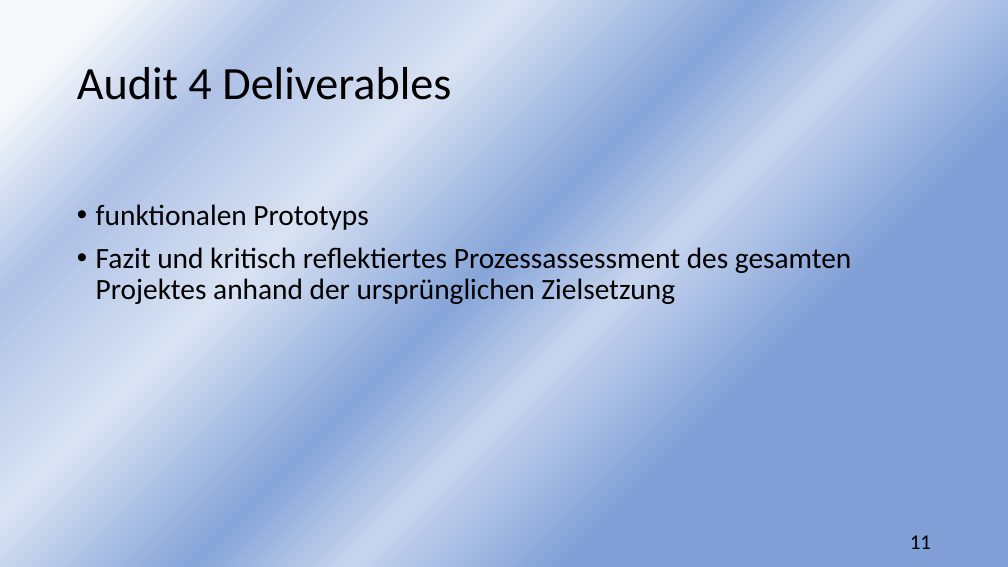
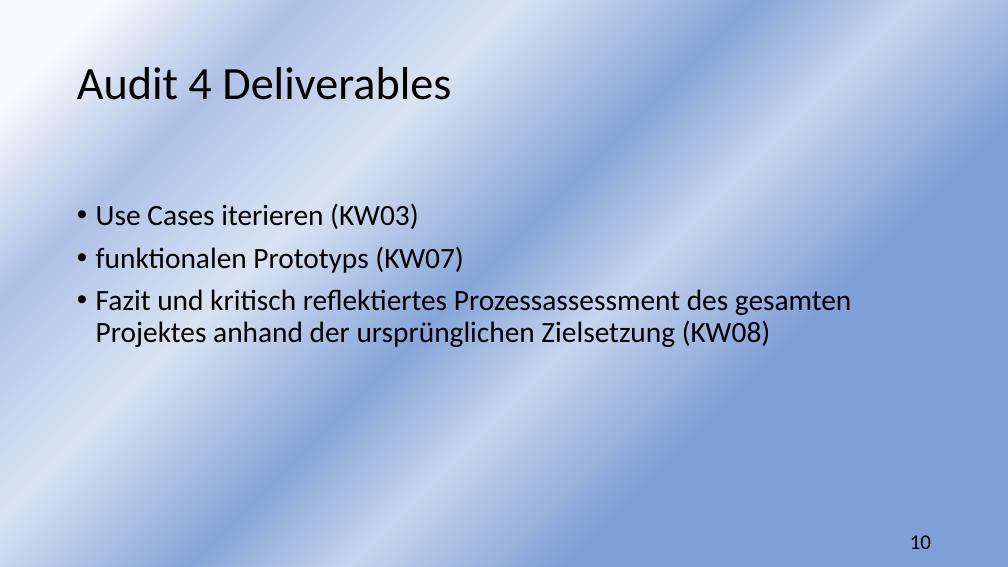
Before and after one commit to sebastiankoch10/EPWS2223HausenKochZimmer, a slide deck: slide 10 of Audits/EPWS2223HausenKochZimmer Audit 3.pptx (slide 11 before the commit). Drawn at 1008x567 pixels with LibreOffice and Linux fonts; fonts in the diff are those of the drawing. Boxes give left, top, right and bottom in pixels: in the first picture for what was removed or moved away, otherwise in the second. Text is boxed around its words. In the diff, an @@ line names an element or a change of style, - is before the commit and + after.

```diff
--- a/Audits/EPWS2223HausenKochZimmer Audit 3.pptx
+++ b/Audits/EPWS2223HausenKochZimmer Audit 3.pptx
@@ text at bbox=[96, 203, 852, 349]: text changed @@
-• funktionalen Prototyps
-• Fazit und kritisch reflektiertes Prozessassessment des gesamten Projektes anhand der ursprünglichen Zielsetzung
+• Use Cases iterieren (KW03)
+• funktionalen Prototyps (KW07)
+• Fazit und kritisch reflektiertes Prozessassessment des gesamten Projektes anhand der ursprünglichen Zielsetzung (KW08)
@@ page number at bbox=[910, 535, 931, 549]: text changed @@
-11
+10
```
Also in this commit, not shown: 1 slide removed.
